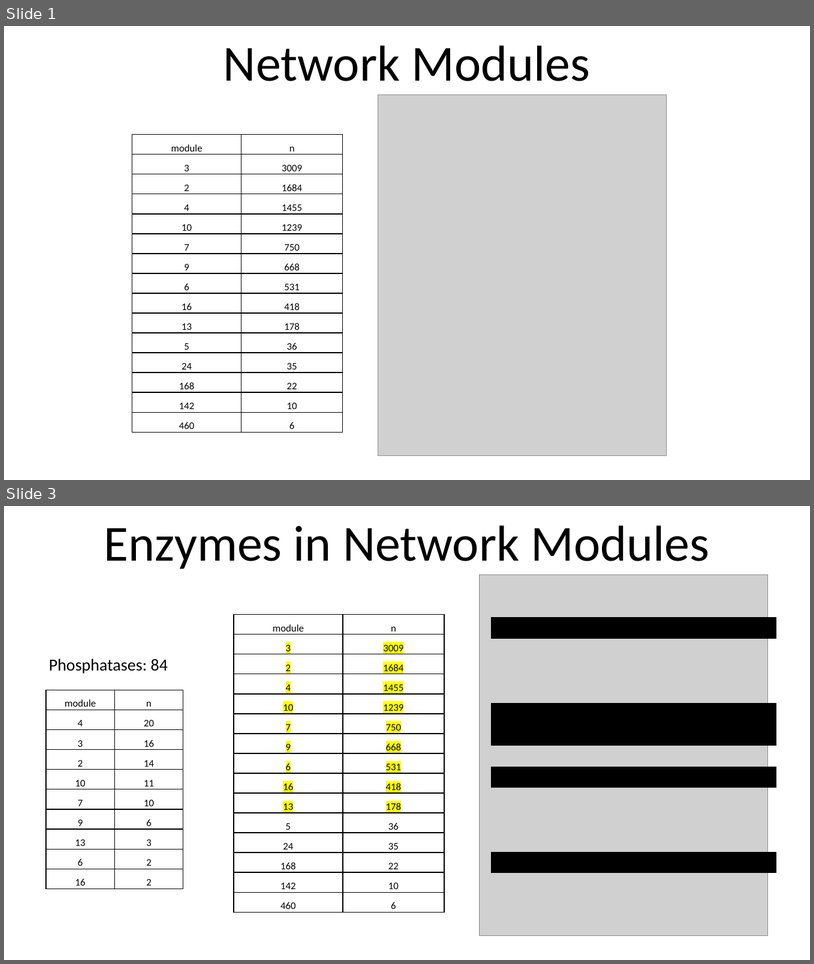
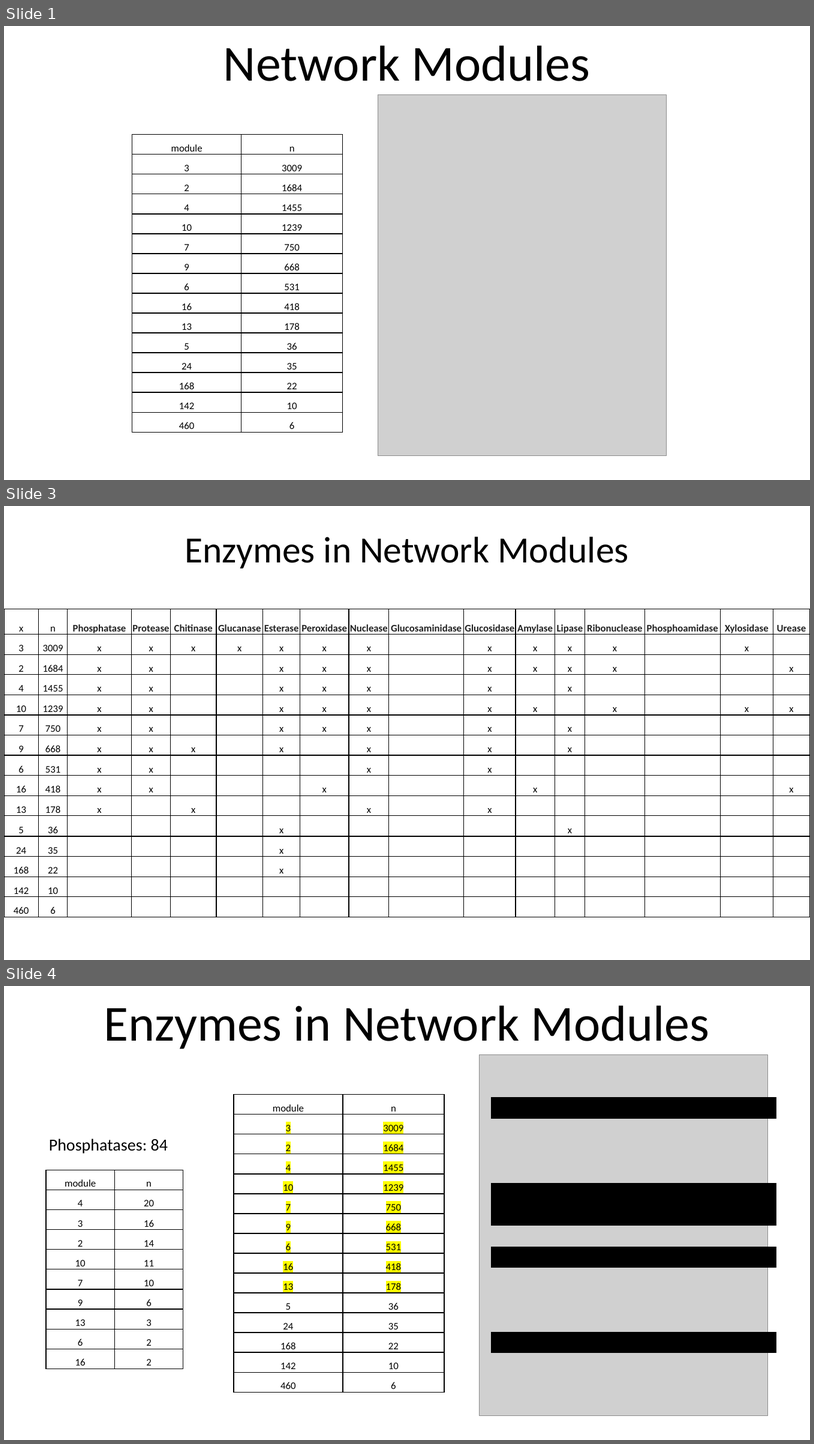
Before and after one commit to mellamosummer/2022VenusFlyTrap, a slide deck: Cleaned_Workflow/Results/GeneCoexpressionAnalysis/PowerpointSlides/EnzymesInModulesVsLiterature.pptx. Shown one above the other, each under a label of ours: slides 1 and 3 before the commit, slides 1, 3 and 4 after it; the slides between them are not shown. The pictures are 814x964 and 814x1444 pixels, drawn with LibreOffice and Linux fonts; fonts in the diff are those of the drawing; grey boxes stand for pictures. Boxes give left, top, right and bottom in pixels: in the first picture for what was removed or moved away, otherwise in the second. Text is boxed around its words. In the diff, an @@ line names an element or a change of style, - is before the commit and + after.

```diff
--- a/Cleaned_Workflow/Results/GeneCoexpressionAnalysis/PowerpointSlides/EnzymesInModulesVsLiterature.pptx
+++ b/Cleaned_Workflow/Results/GeneCoexpressionAnalysis/PowerpointSlides/EnzymesInModulesVsLiterature.pptx
@@ slide 3 added at (4,506,810,960), background #FFFFFF @@
@@ text added at (185,537,629,568), 44 pt, text #000000 @@
+Enzymes in Network Modules
@@ table added at (4,609,810,917), 15 rows, 17 columns @@
+x | n | Phosphatase | Protease | Chitinase | Glucanase | Esterase | Peroxidase | Nuclease | Glucosaminidase | Glucosidase | Amylase | Lipase | Ribonuclease | Phosphoamidase | Xylosidase | Urease
+3 | 3009 | x | x | x | x | x | x | x |  | x | x | x | x |  | x | 
+2 | 1684 | x | x |  |  | x | x | x |  | x | x | x | x |  |  | x
+4 | 1455 | x | x |  |  | x | x | x |  | x |  | x |  |  |  | 
+10 | 1239 | x | x |  |  | x | x | x |  | x | x |  | x |  | x | x
+7 | 750 | x | x |  |  | x | x | x |  | x |  | x |  |  |  | 
+9 | 668 | x | x | x |  | x |  | x |  | x |  | x |  |  |  | 
+6 | 531 | x | x |  |  |  |  | x |  | x |  |  |  |  |  | 
+16 | 418 | x | x |  |  |  | x |  |  |  | x |  |  |  |  | x
+13 | 178 | x |  | x |  |  |  | x |  | x |  |  |  |  |  | 
+5 | 36 |  |  |  |  | x |  |  |  |  |  | x |  |  |  | 
+24 | 35 |  |  |  |  | x |  |  |  |  |  |  |  |  |  | 
+168 | 22 |  |  |  |  | x |  |  |  |  |  |  |  |  |  | 
+142 | 10 |  |  |  |  |  |  |  |  |  |  |  |  |  |  | 
+460 | 6 |  |  |  |  |  |  |  |  |  |  |  |  |  |  | 
@@ what was slide 3 is now slide 4 @@
```
Also in this commit, not shown: 1 slide changed, 4 other files.
